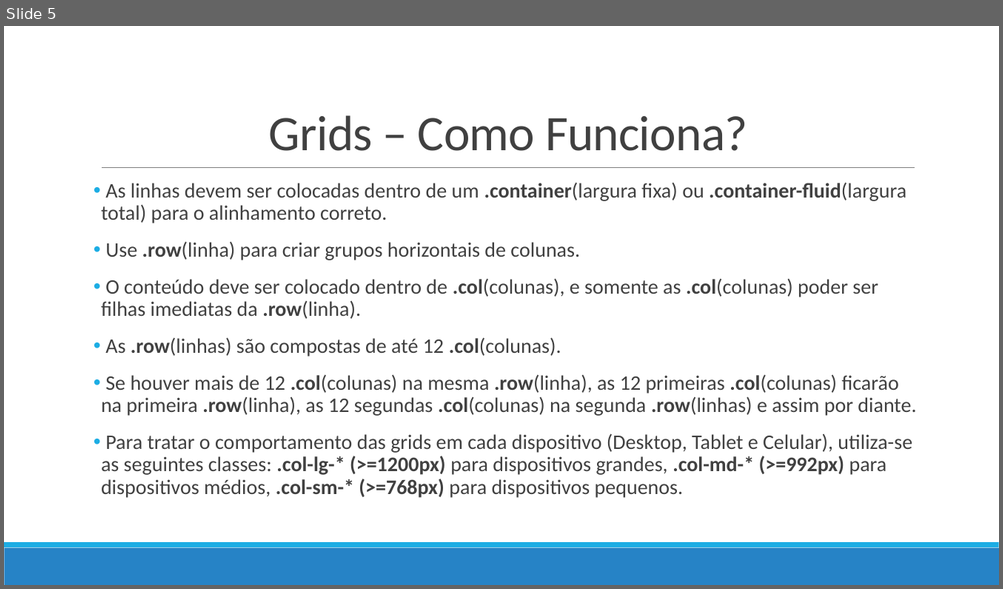
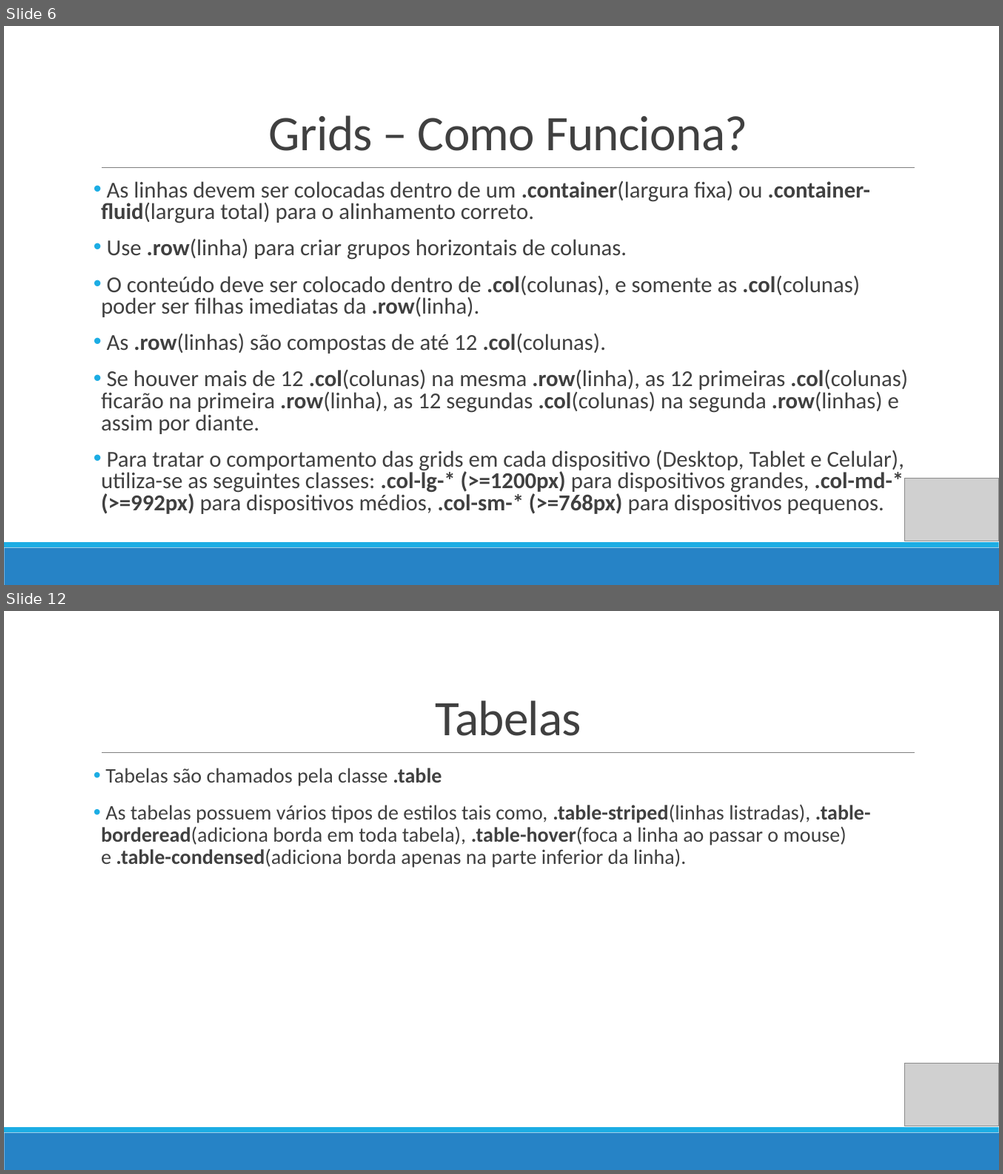
Before and after one commit to V1n1c1us/internetBootstrap, a slide deck: Aula-Bootstrap.pptx. Shown one above the other, each under a label of ours: slide 5 before the commit, slides 6 and 12 after it; the slides between them are not shown. The pictures are 1003x589 and 1003x1174 pixels, drawn with LibreOffice and Linux fonts; fonts in the diff are those of the drawing; grey boxes stand for pictures. Boxes give left, top, right and bottom in pixels: in the first picture for what was removed or moved away, otherwise in the second. Text is boxed around its words. In the diff, an @@ line names an element or a change of style, - is before the commit and + after.

```diff
--- a/Aula-Bootstrap.pptx
+++ b/Aula-Bootstrap.pptx
@@ slide 12 added at [4, 611, 999, 1170], background #FFFFFF; not listed: 3 template elements that a slide beside it also shows @@
@@ title added at [435, 701, 581, 736], 48 pt, text #404040 @@
+Tabelas
@@ text added at [101, 768, 871, 868], 20 pt, text #404040 @@
+• Tabelas são chamados pela classe .table
+• As tabelas possuem vários tipos de estilos tais como, .table-striped(linhas listradas), .table-borderead(adiciona borda em toda tabela), .table-hover(foca a linha ao passar o mouse) e .table-condensed(adiciona borda apenas na parte inferior da linha).
@@ picture added at [905, 1063, 999, 1127] @@
@@ what was slide 5 is now slide 6 @@
@@ slide 6 changed as well @@
@@ text "As linhas devem ser colocadas ..." at [101, 181, 908, 514]: size 20 to 22 pt; line spacing 0.9 to 0.8 @@
@@ picture added at [905, 478, 999, 542] @@
```
Also in this commit, not shown: 4 other slides changed, 8 other slides added, 1 slide removed.
